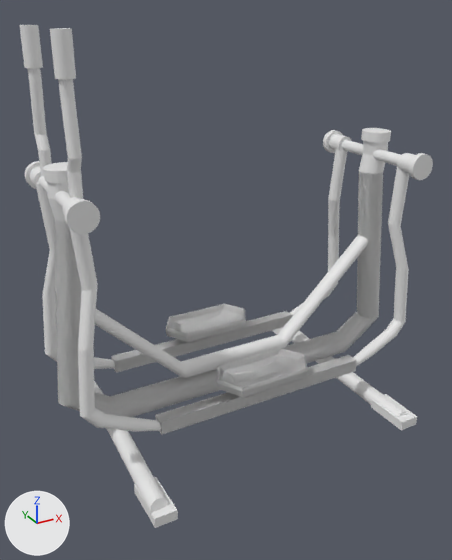
A saved change to the Blender file Assets/Props/simulador de esqui.blend.
Before and after are seen from a 50 mm lens placed at (-2.55, -4.79, 3.19), pointed at (0.05, -0.07, 0.83). Every picture has the same lights, and +X, +Y and +Z are marked at lower left. The first picture is the older version. Objects named as collision shapes, trigger or cutter boxes, shadow casters or lower levels of detail are left out.

Names of what the first picture shows: 'Esqui_LOD0'.
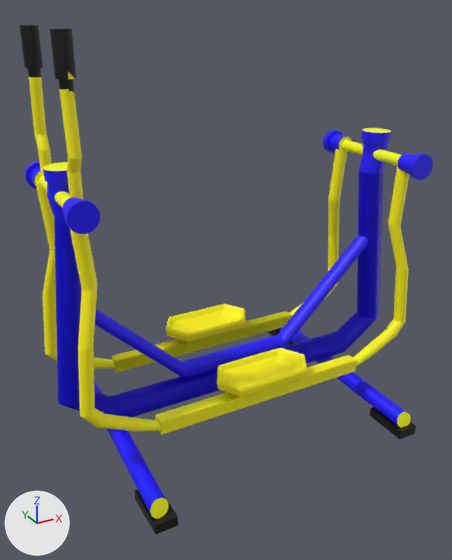
Boxes (x1, y1, x2, y2) around the edits, measured in the pictures (452 x 560 px; the box of a moved part takes in the faces that stretch with it):
'Esqui_LOD0', reshaped
    before: (19, 25, 433, 528)
    after: (19, 25, 433, 535)
part 1 of me_cylinder_016, moved or reshaped (mostly hidden)
    before: (272, 329, 291, 342)
    after: (268, 329, 294, 345)
part 2 of me_cylinder_016, moved or reshaped
    before: (371, 394, 417, 430)
    after: (370, 407, 416, 439)
part 3 of me_cylinder_016, moved or reshaped
    before: (134, 477, 178, 528)
    after: (135, 490, 178, 535)
part 4 of me_cylinder_016, deleted
    before: (166, 304, 246, 343)
part 5 of me_cylinder_016, deleted
    before: (217, 348, 308, 397)
part 6 of me_cylinder_016, deleted
    before: (159, 355, 356, 435)
part 7 of me_cylinder_016, deleted
    before: (111, 311, 292, 373)
part 8 of me_cylinder_016, deleted
    before: (155, 357, 357, 434)
part 9 of me_cylinder_016, reshaped
    before: (112, 314, 274, 371)
part 10 of me_cylinder_016, reshaped
    both: (43, 128, 391, 171)
part 11 of me_cylinder_016, surface changed (darker)
    both: (19, 25, 433, 514)
part 12 of me_cylinder_016, recoloured (darker)
    both: (19, 25, 433, 516)
part 13 of me_cylinder_016, recoloured (yellow)
    after: (166, 304, 308, 397)

The change, as a diff of the scene's bpy script:
```diff
--- a/Assets/Props/simulador de esqui.blend.py
+++ b/Assets/Props/simulador de esqui.blend.py
@@ mat_material_001 @@
+mat_material_001 = principled_material('Material.001')
+mat_material_001.texture = img_esqui
@@ me_cylinder_016 @@
 # used by ob_esqui_lod0; location = (0.181, 0.005, 0.0); rotation_euler = (-1.557, 1.571, 0.0), in degrees (-89, 90, 0); scale = (0.527, 0.527, 0.527)
-me_cylinder_016.from_pydata(...)  # 4844 vertices, 4272 faces; spans x -5.78..1.23, y -3.53..3.39, z -2.35..2.35
-me_cylinder_016.materials.append(mat_material_004)  # white #e7e7e7
+me_cylinder_016.from_pydata(...)  # 4674 vertices, 4083 faces, 1 loose edge; spans x -5.78..1.38, y -3.53..3.39, z -2.35..2.35
+# me_cylinder_016 part 1: the loose piece of 8 vertices spanning x 0.99..1.17, y -2.61..-2.23, z 1.5..2.35 is moved by (0.13, 0.0, 0.0), in mat_material_001 (picture img_esqui)
+# me_cylinder_016 part 2: the loose piece of 8 vertices spanning x 0.99..1.17, y -2.67..-2.28, z -2.28..-1.43 is moved by (0.21, 0.0, 0.0), in mat_material_001 (picture img_esqui)
+# me_cylinder_016 part 3: the loose piece of 8 vertices spanning x 0.99..1.17, y 2.26..2.65, z -2.35..-1.5 is moved by (0.13, 0.0, 0.0), in mat_material_001 (picture img_esqui)
+# me_cylinder_016 part 4: the loose piece of 100 vertices spanning x -0.19..0.15, y -0.89..0.95, z 0.66..1.55 is deleted
+# me_cylinder_016 part 5: the loose piece of 100 vertices spanning x -0.19..0.15, y -0.92..0.92, z -1.49..-0.6 is deleted
+# me_cylinder_016 part 6: the loose piece of 8 vertices spanning x 0.17..0.42, y -2.03..2.03, z -1.23..-0.94 is deleted
+# me_cylinder_016 part 7: the loose piece of 8 vertices spanning x 0.17..0.42, y -2.0..2.06, z 0.94..1.23 is deleted
+# me_cylinder_016 part 8: the loose piece of 8 vertices spanning x 0.17..0.42, y -2.03..2.03, z -1.23..-0.94 is deleted
+# me_cylinder_016 part 9
+# 10 vertices are removed from x 0.17..0.42, y -2.03..2.06, z -1.23..1.23
+# 11 faces are deleted
+# 1 loose edge is added
+# me_cylinder_016 part 10
+# 2 faces are deleted
+# 64 vertices are added at x -3.9..-3.89, y -3.33..3.18, z -0.31..0.31
+# 66 new faces join them
+# me_cylinder_016 part 11: 3727 kept faces spanning x -5.78..1.23, y -3.53..3.39, z -2.24..2.29 get new texture (UV) coordinates
+# me_cylinder_016 part 12: 3769 faces spanning x -5.78..1.23, y -3.53..3.39, z -2.24..2.29 switch from no material to mat_material_001 (picture img_esqui)
+# me_cylinder_016 part 13: 224 faces spanning x -0.19..0.15, y -0.92..0.95, z -1.49..1.55 switch from mat_material (white #e7e7e7) to mat_material_001 (picture img_esqui)
+# other edits to the shape of me_cylinder_016 do not show in these pictures
```
